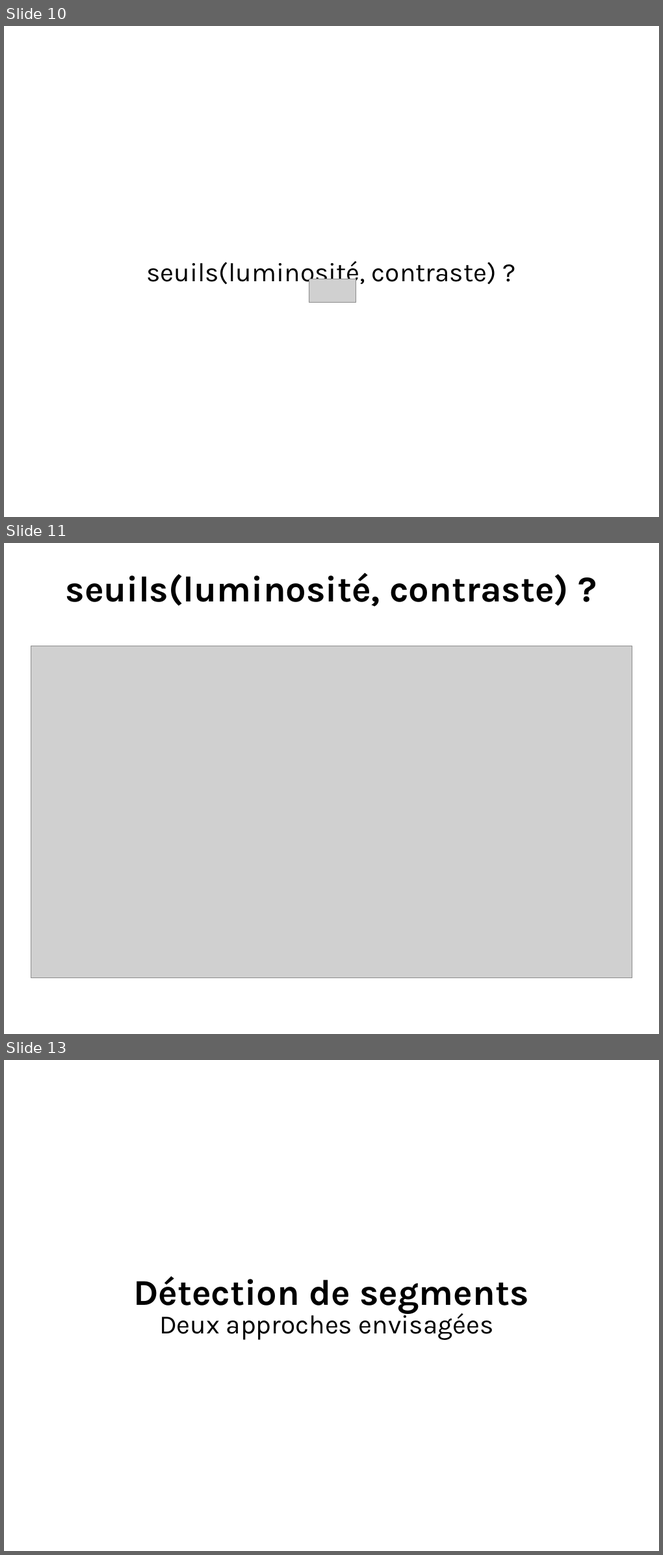
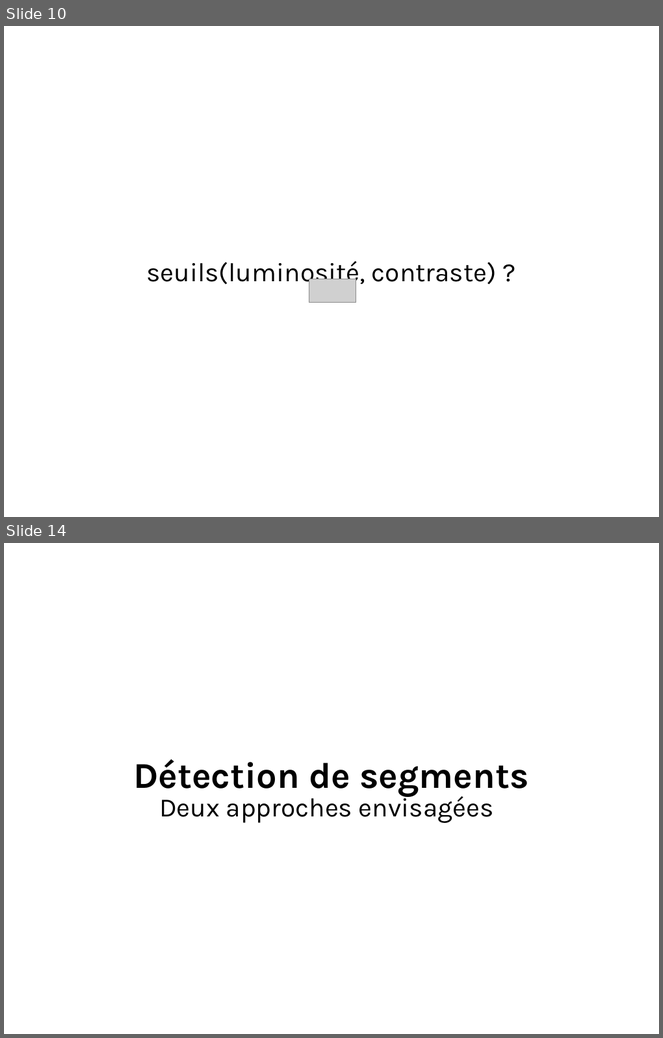
Before and after one commit to ewen-lbh/bone-fracture-detection, a slide deck: slides/mpsi/slides.odp. Shown one above the other, each under a label of ours: slides 10, 11 and 13 before the commit, slides 10 and 14 after it; the slides between them are not shown. The pictures are 663x1555 and 663x1038 pixels, drawn with LibreOffice and Linux fonts; fonts in the diff are those of the drawing; grey boxes stand for pictures. Boxes give left, top, right and bottom in pixels: in the first picture for what was removed or moved away, otherwise in the second. Text is boxed around its words. In the diff, an @@ line names an element or a change of style, - is before the commit and + after.

```diff
--- a/slides/mpsi/slides.odp
+++ b/slides/mpsi/slides.odp
@@ slide 11 removed at [4,543,659,1034], background #FFFFFF @@
@@ title removed at [66,573,569,607] @@
-seuils(luminosité, contraste) ?
@@ picture removed at [31,646,633,979] @@
@@ what was slide 13 is now slide 14 @@
```
Also in this commit, not shown: 2 slides added, 1 other file.
